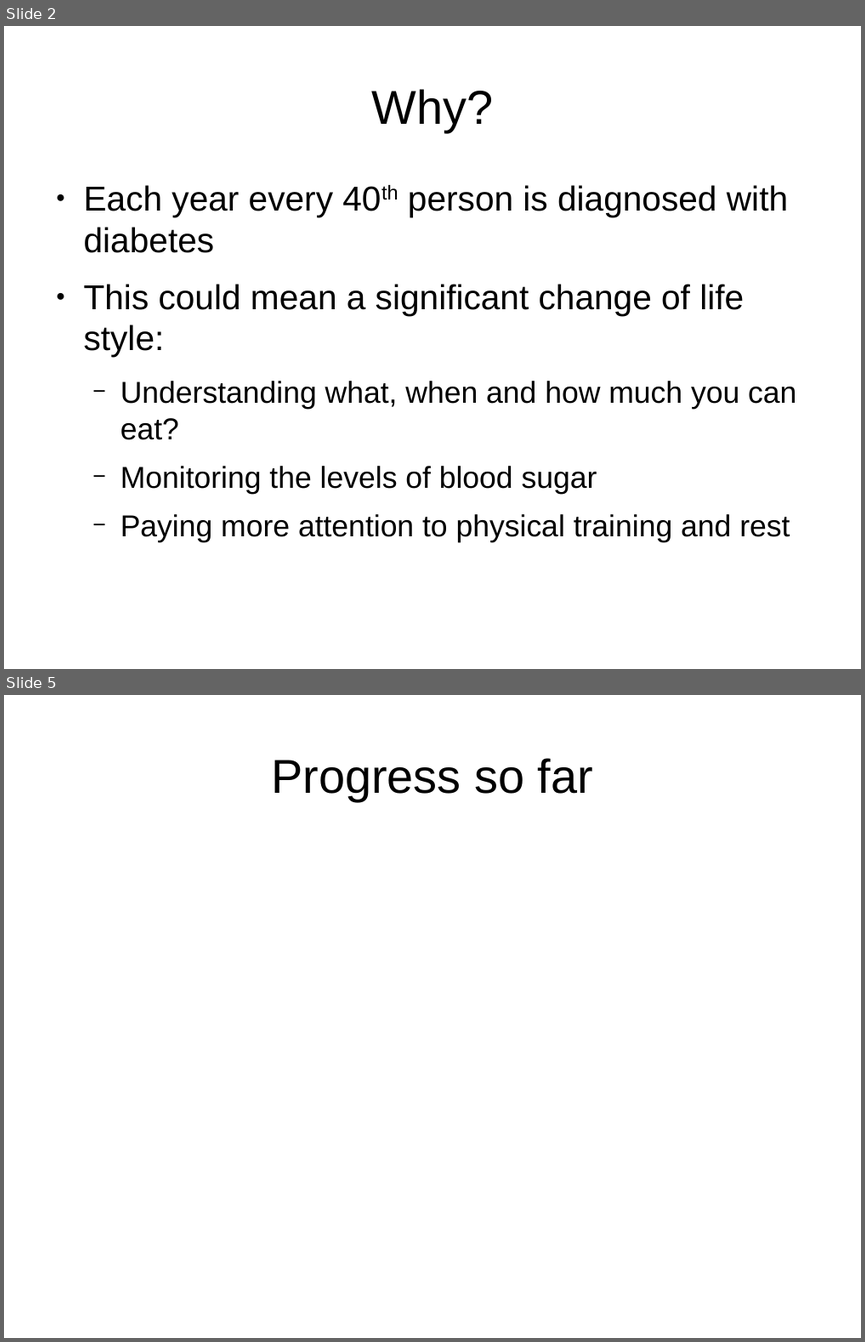
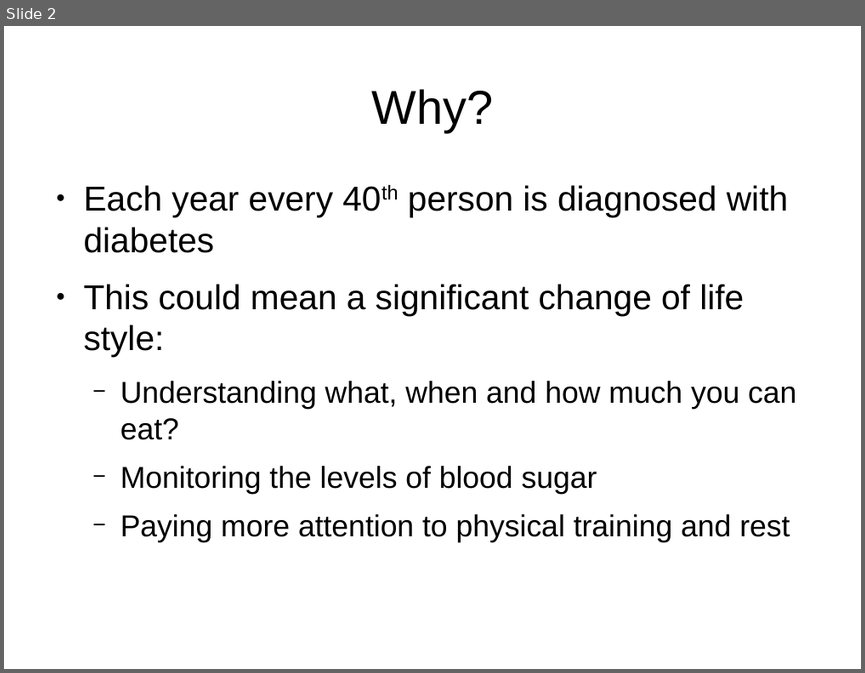
Before and after one commit to ewiger/sugarbaby, a slide deck: doc/slides.odp. Shown one above the other, each under a label of ours: slides 2 and 5 before the commit, slide 2 after it; the slides between them are not shown. The pictures are 865x1342 and 865x673 pixels, drawn with LibreOffice and Linux fonts; fonts in the diff are those of the drawing. Boxes give left, top, right and bottom in pixels: in the first picture for what was removed or moved away, otherwise in the second. Text is boxed around its words. In the diff, an @@ line names an element or a change of style, - is before the commit and + after.

```diff
--- a/doc/slides.odp
+++ b/doc/slides.odp
@@ slide 5 removed at box(4, 695, 861, 1338), background #FFFFFF @@
@@ title removed at box(271, 758, 593, 801) @@
-Progress so far
```
Also in this commit, not shown: 2 slides changed, 5 slides added, 1 other slide removed, 5 other files.
